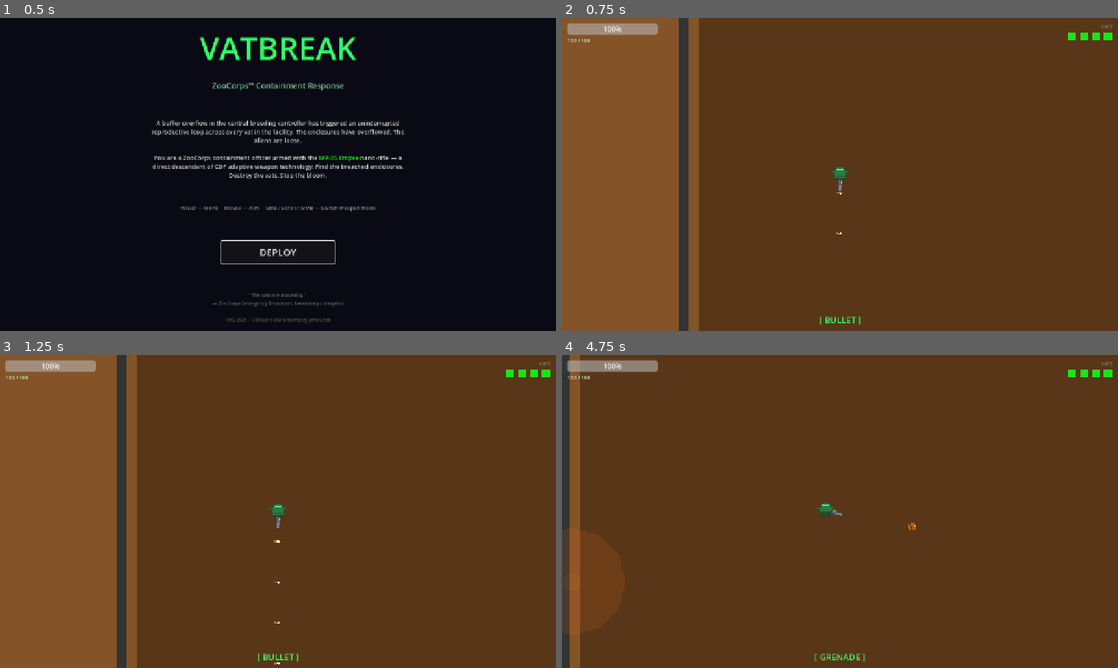
Above: before the commit, frames 1-4 (two rows, left to right).
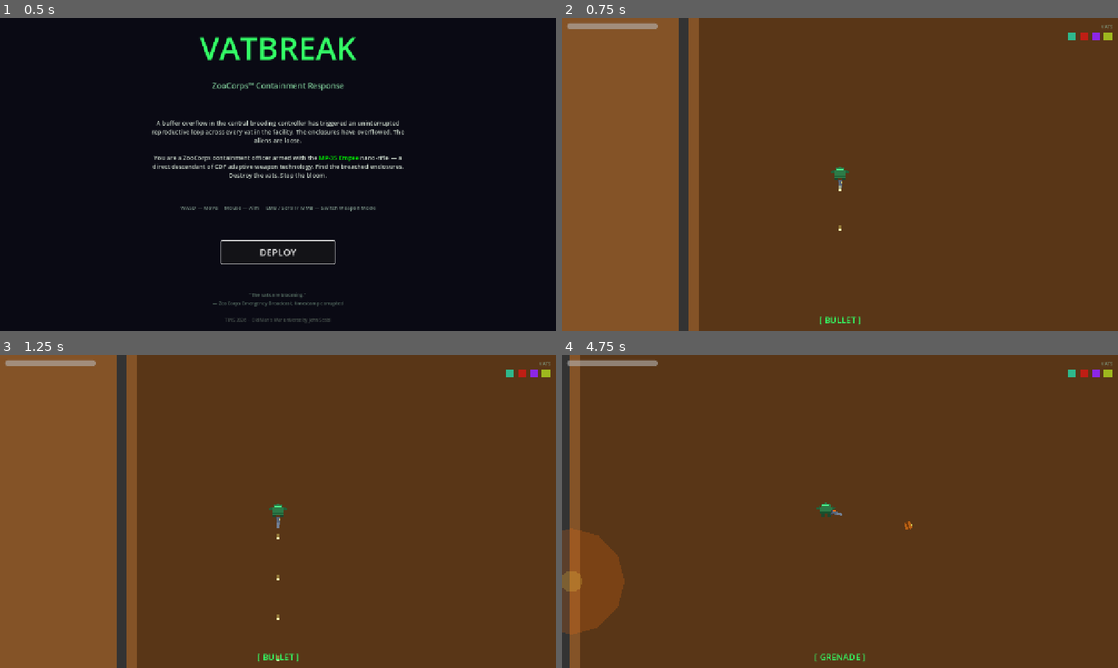
Above: after the commit, the same moments.

Repository: MauroFVieira/vatbreak
Game: Godot game, scene res://scenes/ui/TitleScreen.tscn
The game is run twice, just before and just after one commit, with the same random seed, the same clock (stepped at 60 frames per second) and the same inputs.
Inputs (mouse positions are in pixels of both pictures, inside the frame that each line leads up to):
- Up to frame 1 (0.5 s): no input
- Up to frame 2 (0.75 s): click "DEPLOY" at 0.5 s
- Up to frame 3 (1.25 s): no input
- Up to frame 4 (4.75 s): tap Enter (ui_accept) at 1.25, 1.52, 2.27, 3.77, 4.52 s; move the mouse to (962, 495) at 1.27 s; hold D (move_right) 1.28-2.03 s; tap Middle mouse button (quick_swap) every 0.75 s from 1.35 to 4.35 s; click (962, 495) at 1.42 s; move the mouse to (728, 527) at 2.02 s; hold S (move_down) 2.03-2.78 s; move the mouse to (895, 442) at 2.77 s; hold D (move_right) 2.78-3.53 s; move the mouse to (812, 574) at 3.52 s; hold W (move_up) 3.53-4.28 s; click (812, 574) at 3.67 s; move the mouse to (1006, 558) at 4.27 s; hold A (move_left) from 4.28 s (still down)

Frame 1 is identical in both runs. In frame 2, 0.5% of the frame differs, in the area x 1-99%, y 2-70%; in frame 3, 0.5%; in frame 4, 0.7%, in the area x 0-99%, y 2-76%.

Commit message:
Small graphical improvements

Diff:
--- a/scenes/level/Vat.tscn
+++ b/scenes/level/Vat.tscn
@@ -31,7 +31,7 @@
 
 [node name="WeakpointMarker" type="Polygon2D" parent="." unique_id=1992024793]
 color = Color(0.9, 0.85, 0.1, 0.85)
-polygon = PackedVector2Array(-8, 14, 8, 14, 8, 20, -8, 20)
+polygon = PackedVector2Array(-8, 18, 8, 18, 8, 26, -8, 26)
 
 [node name="CollisionShape2D" type="CollisionShape2D" parent="." unique_id=1918406256]
 shape = SubResource("CircleShape2D_body")
@@ -50,7 +50,7 @@
 value = 600.0
 
 [node name="Weakpoint" type="Area2D" parent="." unique_id=1930432497]
-position = Vector2(0, 17)
+position = Vector2(0, 22)
 collision_layer = 4
 collision_mask = 8
 
--- a/scenes/ui/HUD.tscn
+++ b/scenes/ui/HUD.tscn
@@ -9,20 +9,14 @@
 offset_left = 12.0
 offset_top = 12.0
 offset_right = 220.0
-offset_bottom = 56.0
+offset_bottom = 40.0
 theme_override_constants/separation = 4
 
 [node name="HealthBar" type="ProgressBar" parent="TopLeft" unique_id=277465060]
-custom_minimum_size = Vector2(200, 16)
+custom_minimum_size = Vector2(200, 14)
 layout_mode = 2
-theme_override_colors/font_color = Color(1, 1, 1, 1)
+show_percentage = false
 value = 100.0
-
-[node name="HealthLabel" type="Label" parent="TopLeft" unique_id=527005591]
-layout_mode = 2
-theme_override_colors/font_color = Color(0.8, 0.9, 0.8, 1)
-theme_override_font_sizes/font_size = 12
-text = "100 / 100"
 
 [node name="BottomCentre" type="CenterContainer" parent="." unique_id=1364229869]
 anchors_preset = 7
--- a/scripts/projectiles/GrenadeProjectile.gd
+++ b/scripts/projectiles/GrenadeProjectile.gd
@@ -2,25 +2,27 @@
 
 # ──────────────────────────────────────────────
 #  GrenadeProjectile.gd
-#  Slow projectile; won't explode until armed (~80 px).
-#  Self-destructs (no explosion) if it exceeds MAX_RANGE
-#  without hitting anything — prevents indefinite travel.
+#  Slow projectile; won't explode until armed (ARM_DISTANCE px).
+#  While unarmed the grenade is translucent — a clear visual cue
+#  that it won't detonate yet.  Fizzles harmlessly at MAX_RANGE.
 # ──────────────────────────────────────────────
 
-var direction: Vector2    = Vector2.RIGHT
-var speed: float          = 280.0
-var damage: int           = 80
+var direction: Vector2      = Vector2.RIGHT
+var speed: float            = 280.0
+var damage: int             = 80
 var explosion_radius: float = 96.0
 
 const ARM_DISTANCE := 80.0
-const MAX_RANGE    := 560.0    # fizzles out beyond this
+const MAX_RANGE    := 560.0
 
-var can_explode: bool = false
+var can_explode: bool         = false
 var _distance_travelled: float = 0.0
 
 
 func _ready() -> void:
 	body_entered.connect(_on_body_entered)
+	# Start translucent — unarmed state
+	modulate.a = 0.35
 
 
 func _physics_process(delta: float) -> void:
@@ -28,13 +30,16 @@
 	position += move
 	_distance_travelled += move.length()
 
-	# Tumble in flight for visual interest
+	# Tumble in flight
 	rotation += delta * 3.5
 
-	if not can_explode and _distance_travelled >= ARM_DISTANCE:
-		can_explode = true
+	if not can_explode:
+		# Fade in smoothly as the grenade travels toward arm distance
+		modulate.a = lerpf(0.35, 1.0, _distance_travelled / ARM_DISTANCE)
+		if _distance_travelled >= ARM_DISTANCE:
+			can_explode = true
+			modulate.a  = 1.0
 
-	# Range cap: fizzle without explosion
 	if _distance_travelled >= MAX_RANGE:
 		_fizzle()
 
@@ -49,7 +54,7 @@
 	var space := get_world_2d().direct_space_state
 	var query := PhysicsShapeQueryParameters2D.new()
 	var shape := CircleShape2D.new()
-	shape.radius = explosion_radius
+	shape.radius    = explosion_radius
 	query.shape     = shape
 	query.transform = Transform2D(0.0, global_position)
 	query.collision_mask = 0b110
@@ -70,7 +75,6 @@
 
 
 func _fizzle() -> void:
-	# Small puff — no damage
 	_draw_explosion(false)
 	call_deferred("queue_free")
 
@@ -80,7 +84,6 @@
 	var col_inner := Color(1.0, 0.88, 0.3, 0.9)  if full else Color(0.6, 0.6, 0.55, 0.5)
 	var col_outer := Color(1.0, 0.45, 0.05, 0.7) if full else Color(0.4, 0.4, 0.38, 0.3)
 
-	# Outer ring
 	var outer := Polygon2D.new()
 	outer.z_index = 5
 	outer.color   = col_outer
@@ -88,11 +91,10 @@
 	for i in 12:
 		var a := (i / 12.0) * TAU
 		pts_outer.append(Vector2(cos(a), sin(a)) * radius)
-	outer.polygon        = pts_outer
+	outer.polygon         = pts_outer
 	outer.global_position = global_position
 	get_parent().add_child(outer)
 
-	# Inner bright core
 	var inner := Polygon2D.new()
 	inner.z_index = 6
 	inner.color   = col_inner
@@ -100,15 +102,15 @@
 	for i in 10:
 		var a := (i / 10.0) * TAU
 		pts_inner.append(Vector2(cos(a), sin(a)) * radius * 0.45)
-	inner.polygon        = pts_inner
+	inner.polygon         = pts_inner
 	inner.global_position = global_position
 	get_parent().add_child(inner)
 
 	var tw := outer.create_tween().set_parallel(true)
-	tw.tween_property(outer, "scale", Vector2(1.3, 1.3), 0.28).set_trans(Tween.TRANS_QUAD).set_ease(Tween.EASE_OUT)
+	tw.tween_property(outer, "scale",   Vector2(1.3, 1.3), 0.28).set_trans(Tween.TRANS_QUAD).set_ease(Tween.EASE_OUT)
 	tw.tween_property(outer, "color:a", 0.0, 0.28)
 	tw.tween_property(inner, "color:a", 0.0, 0.18).set_delay(0.06)
-	tw.tween_property(inner, "scale", Vector2(0.5, 0.5), 0.24)
+	tw.tween_property(inner, "scale",   Vector2(0.5, 0.5), 0.24)
 	tw.chain().tween_callback(outer.queue_free)
 	tw.chain().tween_callback(inner.queue_free)
 
--- a/scripts/ui/HUD.gd
+++ b/scripts/ui/HUD.gd
@@ -2,79 +2,81 @@
 
 # ──────────────────────────────────────────────
 #  HUD.gd
-#  Health bar (top-left)
+#  Health bar (top-left) — percentage bar only, no text
 #  Ammo mode indicator (bottom-centre)
-#  Vat status row (top-right): green / red / ✕
+#  Vat status row (top-right): species-coloured → red (bloomed) → grey (dead)
 # ──────────────────────────────────────────────
 
-@onready var health_bar:      ProgressBar   = $TopLeft/HealthBar
-@onready var health_label:    Label         = $TopLeft/HealthLabel
-@onready var mode_label:      Label         = $BottomCentre/ModeLabel
-@onready var center_message:  Label         = $CenterMessage
-@onready var vat_status_row:  HBoxContainer = $TopRight/VatRow
+@onready var health_bar:     ProgressBar   = $TopLeft/HealthBar
+@onready var mode_label:     Label         = $BottomCentre/ModeLabel
+@onready var center_message: Label         = $CenterMessage
+@onready var vat_status_row: HBoxContainer = $TopRight/VatRow
 
-# Track signal connections for cleanup on exit
+# Species → active-state icon colour (matches enemy body palette)
+const SPECIES_COLORS := {
+	"consu_crawler": Color(0.18, 0.72, 0.55, 1),   # teal
+	"fnitu_drifter": Color(0.62, 0.72, 0.12, 1),   # bile-green
+	"rraey_brute":   Color(0.75, 0.12, 0.08, 1),   # blood-red
+	"obin_seer":     Color(0.55, 0.15, 0.90, 1),   # purple
+}
+const COL_BLOOMED  := Color(1.0, 0.20, 0.04, 1)
+const COL_DEAD     := Color(0.28, 0.28, 0.28, 1)
+
 var _connections: Array = []
 
-# Message queue so rapid bloom events don't overwrite each other
 var _message_queue: Array[String] = []
-var _message_busy: bool = false
+var _message_busy:  bool          = false
 
 
-# Called by Main when player and vats are ready
 func init(player: Node, mp35: Node, vats: Array) -> void:
-	# Player health
+	# Health bar
 	player.health_changed.connect(_on_health_changed)
 	_connections.append([player, "health_changed", Callable(self, "_on_health_changed")])
 	health_bar.max_value = player.max_health
 	health_bar.value     = player.health
-	_update_health_label(player.health, player.max_health)
 
 	# Ammo mode
 	mp35.mode_changed.connect(_on_mode_changed)
 	_connections.append([mp35, "mode_changed", Callable(self, "_on_mode_changed")])
 	_on_mode_changed("BULLET")
 
-	# Vat status icons
+	# Vat status icons — one per vat, coloured by species
 	for child in vat_status_row.get_children():
 		child.queue_free()
+
 	for vat in vats:
-		var icon := ColorRect.new()
+		var sid   := vat.species_id as String
+		var icon  := ColorRect.new()
 		icon.custom_minimum_size = Vector2(20, 20)
-		icon.color = Color(0.1, 0.9, 0.1)   # green = active
+		icon.color = SPECIES_COLORS.get(sid, Color(0.3, 0.8, 0.4, 1))
 		vat_status_row.add_child(icon)
 
-		var dead_callback := Callable(self, "_mark_vat_dead").bindv([icon])
-		vat.connect("vat_destroyed_signal", dead_callback)
-		_connections.append([vat, "vat_destroyed_signal", dead_callback])
+		var dead_cb  := Callable(self, "_mark_vat_dead").bind(icon)
+		var bloom_icon_cb := Callable(self, "_mark_vat_bloomed").bind(icon)
+		var bloom_msg_cb  := Callable(self, "_on_vat_bloomed").bind(vat)
 
-		var bloom_icon_callback := Callable(self, "_mark_vat_bloomed").bindv([icon])
-		vat.connect("vat_bloomed", bloom_icon_callback)
-		_connections.append([vat, "vat_bloomed", bloom_icon_callback])
+		vat.connect("vat_destroyed_signal", dead_cb)
+		vat.connect("vat_bloomed",          bloom_icon_cb)
+		vat.connect("vat_bloomed",          bloom_msg_cb)
 
-		var bloom_msg_callback := Callable(self, "_on_vat_bloomed").bindv([vat])
-		vat.connect("vat_bloomed", bloom_msg_callback)
-		_connections.append([vat, "vat_bloomed", bloom_msg_callback])
+		_connections.append([vat, "vat_destroyed_signal", dead_cb])
+		_connections.append([vat, "vat_bloomed",          bloom_icon_cb])
+		_connections.append([vat, "vat_bloomed",          bloom_msg_cb])
 
 
 func _exit_tree() -> void:
-	for conn_info in _connections:
-		var obj      = conn_info[0]
-		var sig_name = conn_info[1]
-		var callable = conn_info[2]
-		if is_instance_valid(obj) and obj.is_connected(sig_name, callable):
-			obj.disconnect(sig_name, callable)
+	for conn in _connections:
+		var obj:      Node     = conn[0]
+		var sig:      String   = conn[1]
+		var callable: Callable = conn[2]
+		if is_instance_valid(obj) and obj.is_connected(sig, callable):
+			obj.disconnect(sig, callable)
 	_connections.clear()
 
 
 func _on_health_changed(current: int, maximum: int) -> void:
-	health_bar.value = current
-	_update_health_label(current, maximum)
-
-
-func _update_health_label(cur: int, max_val: int) -> void:
-	if health_label:
-		health_label.text = "%d / %d" % [cur, max_val]
+	health_bar.max_value = maximum
+	health_bar.value     = current
 
 
 func _on_mode_changed(mode_name: String) -> void:
@@ -83,7 +85,6 @@
 
 
 func _on_vat_bloomed(species_id: String, vat: Node) -> void:
-	# Ask the vat itself for the display name so the mapping lives in one place
 	var display: String = species_id.to_upper()
 	if is_instance_valid(vat) and vat.has_method("get_display_name"):
 		display = vat.get_display_name()
@@ -91,14 +92,14 @@
 
 
 func _mark_vat_dead(_species_id: String, icon: ColorRect) -> void:
-	icon.color = Color(0.3, 0.3, 0.3)   # grey = destroyed
+	icon.color = COL_DEAD
 
 
 func _mark_vat_bloomed(_species_id: String, icon: ColorRect) -> void:
-	icon.color = Color(0.9, 0.1, 0.1)   # red = bloomed
+	icon.color = COL_BLOOMED
 
 
-# ── Message queue ──────────────────────────────
+# ── Message queue ───────────────────────────────
 
 func _queue_message(msg: String) -> void:
 	_message_queue.append(msg)
@@ -111,15 +112,14 @@
 		_message_busy = false
 		return
 	_message_busy = true
-	var msg := _message_queue.pop_front() as String
-	_show_message(msg)
+	_show_message(_message_queue.pop_front())
 
 
 func _show_message(msg: String) -> void:
 	if center_message == null:
 		_pump_message_queue()
 		return
-	center_message.text = msg
+	center_message.text    = msg
 	center_message.visible = true
 	await get_tree().create_timer(2.5).timeout
 	if center_message:
--- a/scripts/weapons/MP35.gd
+++ b/scripts/weapons/MP35.gd
@@ -10,7 +10,6 @@
 const MODE_NAMES := ["BULLET", "GRENADE", "BEAM"]
 const MODE_COUNT := 3
 
-# Mode indicator light colours (matches projectile palettes)
 const MODE_COLORS := [
 	Color(1.0, 0.98, 0.5, 1),   # BULLET — yellow-white
 	Color(1.0, 0.45, 0.08, 1),  # GRENADE — orange
@@ -21,20 +20,21 @@
 @export var grenade_scene: PackedScene
 @export var beam_scene:    PackedScene
 
-# Bullet mode
 const BULLET_COOLDOWN := 0.10
 const BULLET_DAMAGE   := 12
 const BULLET_SPEED    := 800.0
 
-# Grenade mode
 const GRENADE_COOLDOWN := 0.60
 const GRENADE_DAMAGE   := 80
 const GRENADE_SPEED    := 280.0
 const GRENADE_RADIUS   := 96.0
 
-# Beam mode
 const BEAM_TICK_DAMAGE := 4
-const BEAM_RANGE       := 900.0   # matches BeamProjectile scene RayCast2D target
+const BEAM_RANGE       := 900.0
+
+# Bullets/grenades spawn this far along the fire direction from the player centre.
+# Must be < player collision radius (12 px) so point-blank enemies are always hittable.
+const SPAWN_OFFSET := 8.0
 
 var current_mode: AmmoMode = AmmoMode.BULLET
 var last_mode:    AmmoMode = AmmoMode.GRENADE
@@ -108,10 +108,13 @@
 	if not bullet_scene:
 		return
 	_fire_cooldown = BULLET_COOLDOWN
-	var proj = bullet_scene.instantiate()
+	var fire_dir := Vector2.RIGHT.rotated(global_rotation)
+	var proj     = bullet_scene.instantiate()
 	get_tree().current_scene.add_child(proj)
-	proj.global_position = global_position
-	proj.direction       = Vector2.RIGHT.rotated(global_rotation)
+	# Spawn inside the player's collision shape so point-blank shots register.
+	proj.global_position = get_parent().get_parent().global_position + fire_dir * SPAWN_OFFSET
+	proj.direction       = fire_dir
+	proj.rotation        = fire_dir.angle()
 	proj.speed           = BULLET_SPEED
 	proj.damage          = BULLET_DAMAGE
 
@@ -120,10 +123,11 @@
 	if not grenade_scene:
 		return
 	_fire_cooldown = GRENADE_COOLDOWN
-	var proj = grenade_scene.instantiate()
+	var fire_dir := Vector2.RIGHT.rotated(global_rotation)
+	var proj     = grenade_scene.instantiate()
 	get_tree().current_scene.add_child(proj)
-	proj.global_position  = global_position
-	proj.direction        = Vector2.RIGHT.rotated(global_rotation)
+	proj.global_position  = get_parent().get_parent().global_position + fire_dir * SPAWN_OFFSET
+	proj.direction        = fire_dir
 	proj.speed            = GRENADE_SPEED
 	proj.damage           = GRENADE_DAMAGE
 	proj.explosion_radius = GRENADE_RADIUS
